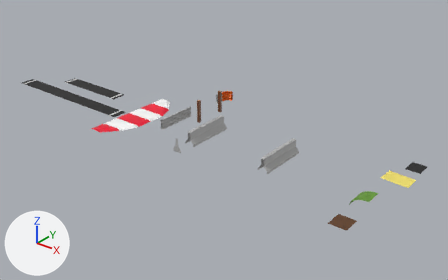
A saved change to the Blender file art/splines.blend.
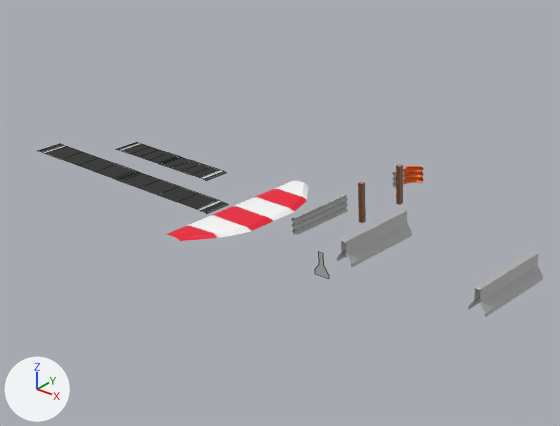
Each version is shown whole from a camera (50 mm lens) standing at (39.0, -18.1, 15.4) and looking at (17.3, 8.9, -1.3), then close up on the part from 0% to 69% of the width and 0% to 84% of the height. The lights are fixed; the arrows at lower left show +X, +Y and +Z. The close-ups show mesh edges as thin lines.

Names of what the first close-up shows: 'simple_barrier', 'simple_barrier_end', 'simple_concrete', 'simple_concrete_straight', 'simple_curb', 'simple_curb_final', 'simple_curb_start', 'simple_pitroad', 'simple_road'.
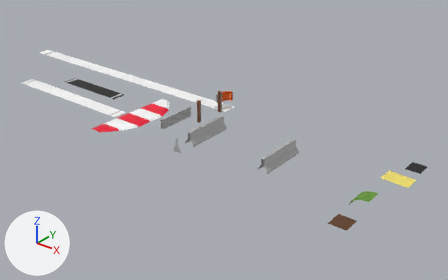
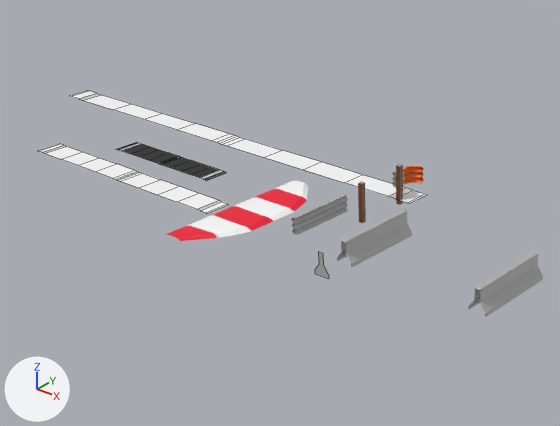
Where the change shows, as pixel boxes (x1, y1, x2, y2) in the close-ups (560 x 426 px):
'simple_wide_road', added
    after: (71, 91, 427, 203)
part 1 of me_plane_004, surface changed (black to white)
    both: (39, 144, 228, 214)

The edits, one by one:
me_plane_004 has 20 vertices, 9 faces and spans x 0.0..4.8, y 0.0..1.0, z 0.0..0.03.
me_plane_004 is used by ob_simple_road; location (7.0, 5.0, 0.0).
me_plane_004 part 1: texture (UV) coordinates of 8 of 9 faces, centred in x 0.04..4.77, y 0.5, z 0.02..0.03, changed; they spanned u 0.14..0.14, v 0.89..0.89 and now span u 0.01..0.01, v 0.92..0.92.
Mesh me_plane_001 is new.
It has 20 vertices, 9 faces and spans x 0.0..9.6, y 0.0..1.0, z 0.0.
It uses material mat_palette256 (picture img_palette256_png).
Object 'simple_wide_road' (ob_simple_wide_road) is new; it shows me_plane_001.
Its location is (7.0, 10.0, 0.0).
It gains a MIRROR modifier named 'Mirror'.
It gains a EDGE_SPLIT modifier named 'EdgeSplit'.
